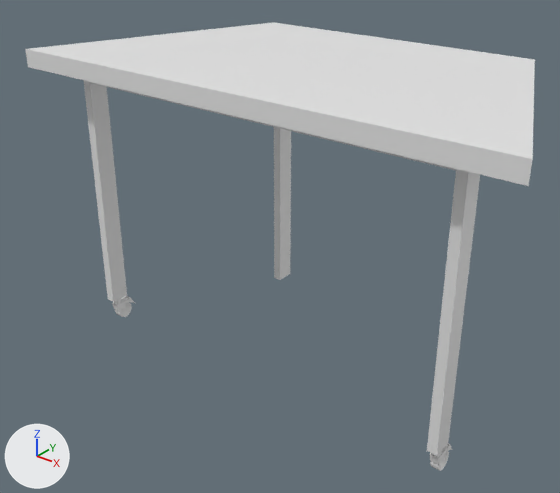
The COLLADA model robert_gazebo/meshes/trapezoid_table_visual.dae: old version first, new version second.
The view is the same before and after, from a 50 mm camera at (2.82, -3.79, 1.23) aimed at (-0.1, -0.15, -1.03). Arrows for +X, +Y and +Z are at lower left; the lights stay in place.
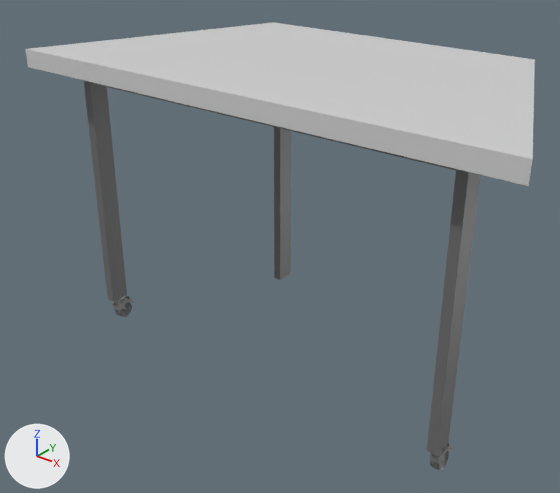
Commit message: added different colors to visual model

Changed parts and their boxes [x1, y1, x2, y2] in the pictures (560 x 493 px):
'Cube', recoloured (white to grey)
    both: [25, 22, 535, 186]
'Cube_001', recoloured
    both: [84, 80, 480, 455]
'Cube_002', recoloured
    both: [274, 127, 291, 280]
'Trapezoid_Table_003', added
    after: [430, 451, 449, 471]
'Trapezoid_Table_006', added
    after: [115, 302, 132, 317]
part 1 of me_trapezoid_table_001, deleted
    before: [115, 302, 132, 317]
part 2 of me_trapezoid_table_001, deleted
    before: [430, 451, 449, 471]
part 3 of me_trapezoid_table_001, recoloured
    both: [112, 295, 452, 464]

What changed in the scene script:
```text
Add mat_material_001:
    mat_material_001 = principled_material('Material_001')
    mat_material_001.base_color = (0.255, 0.255, 0.255)  # grey #8a8a8a
    mat_material_001.roughness = 0.44
Add mat_material:
    mat_material = principled_material('Material')
    mat_material.base_color = (0.157, 0.157, 0.157)  # dark grey #6e6e6e
    mat_material.roughness = 0.44
Add mat_material_002:
    mat_material_002 = principled_material('Material_002')
    mat_material_002.base_color = (0.651, 0.651, 0.651)  # light grey #d3d3d3
    mat_material_002.roughness = 0.44
Change me_cube:
    where me_cube.from_pydata(...)  # 8 vertices, 12 faces; spans x -3.71..-0.27, y -0.98..0.8, z -0.17..-0.05
    add me_cube.materials.append(mat_material_002)  # light grey #d3d3d3
Change me_cube_001:
    where me_cube_001.from_pydata(...)  # 24 vertices, 44 faces; spans x -3.66..-0.89, y -0.82..-0.68, z -0.65..1.09
    add me_cube_001.materials.append(mat_material)  # dark grey #6e6e6e
Change me_cube_002:
    where me_cube_002.from_pydata(...)  # 24 vertices, 44 faces; spans x -3.12..-1.49, y -0.8..-0.66, z -0.83..1.09
    add me_cube_002.materials.append(mat_material)  # dark grey #6e6e6e
Change me_trapezoid_table_001:
    used by ob_trapezoid_table_001; location = (0.0, 0.0, 0.0)
    remove me_trapezoid_table_001.from_pydata(...)  # 511 vertices, 995 faces; spans x -1.37..1.39, y -0.6..-0.41, z -1.86..-1.66
    add me_trapezoid_table_001.from_pydata(...)  # 273 vertices, 489 faces; spans x -1.37..1.39, y -0.6..-0.41, z -1.8..-1.66
    me_trapezoid_table_001 part 1
    120 vertices are removed from x -1.37..-1.32, y -0.58..-0.46, z -1.86..-1.74
    256 faces are deleted
    me_trapezoid_table_001 part 2
    118 vertices are removed from x 1.33..1.39, y -0.58..-0.46, z -1.86..-1.75
    250 faces are deleted
    me_trapezoid_table_001 part 3: 489 faces spanning x -1.37..1.39, y -0.6..-0.41, z -1.8..-1.66 switch from no material to mat_material_001 (grey #8a8a8a)
Add me_trapezoid_table_006:
    me_trapezoid_table_006.from_pydata(...)  # 276 vertices, 506 faces; spans x -1.37..1.39, y -0.58..-0.46, z -1.86..-1.74
    me_trapezoid_table_006.materials.append(mat_material_001)  # grey #8a8a8a
Add me_trapezoid_table_003:
    me_trapezoid_table_003.from_pydata(...)  # 136 vertices, 250 faces; spans x 1.3338..1.3876, y -0.5754..-0.456, z -1.8551..-1.7358
    me_trapezoid_table_003.materials.append(mat_material_001)  # grey #8a8a8a
Add ob_trapezoid_table_006:
    ob_trapezoid_table_006 = bpy.data.objects.new('Trapezoid_Table_006', me_trapezoid_table_006)
    ob_trapezoid_table_006.location = (0.0, 0.0, 0.0)
Add ob_trapezoid_table_003:
    ob_trapezoid_table_003 = bpy.data.objects.new('Trapezoid_Table_003', me_trapezoid_table_003)
    ob_trapezoid_table_003.location = (0.0, 0.0, 0.0)
```
